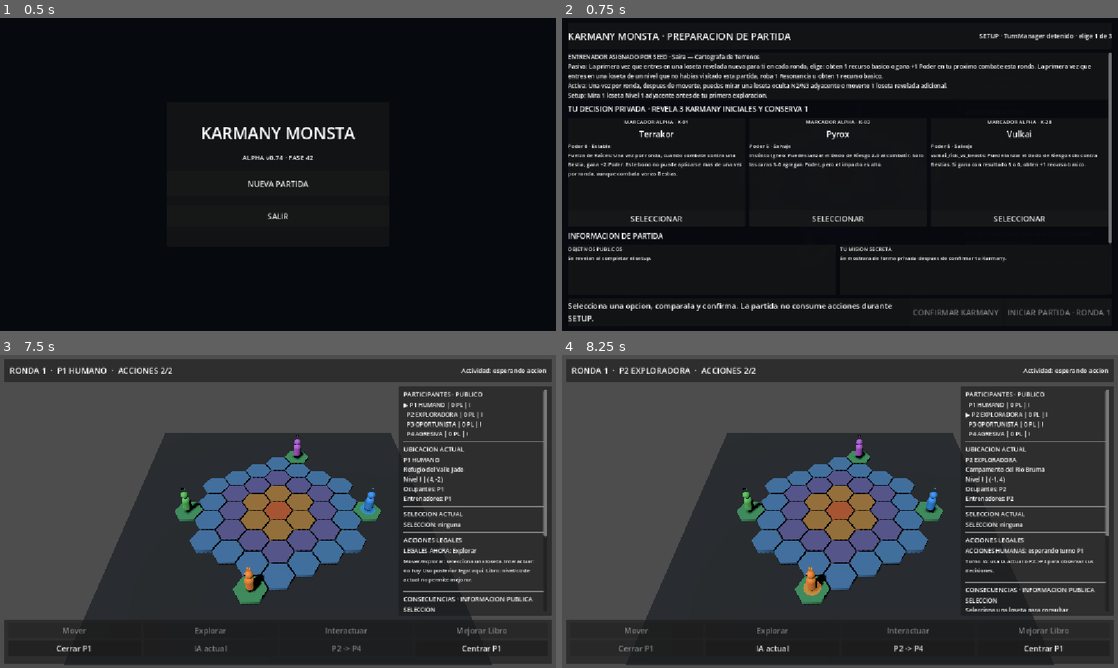
Above: before the commit, frames 1-4 (two rows, left to right).
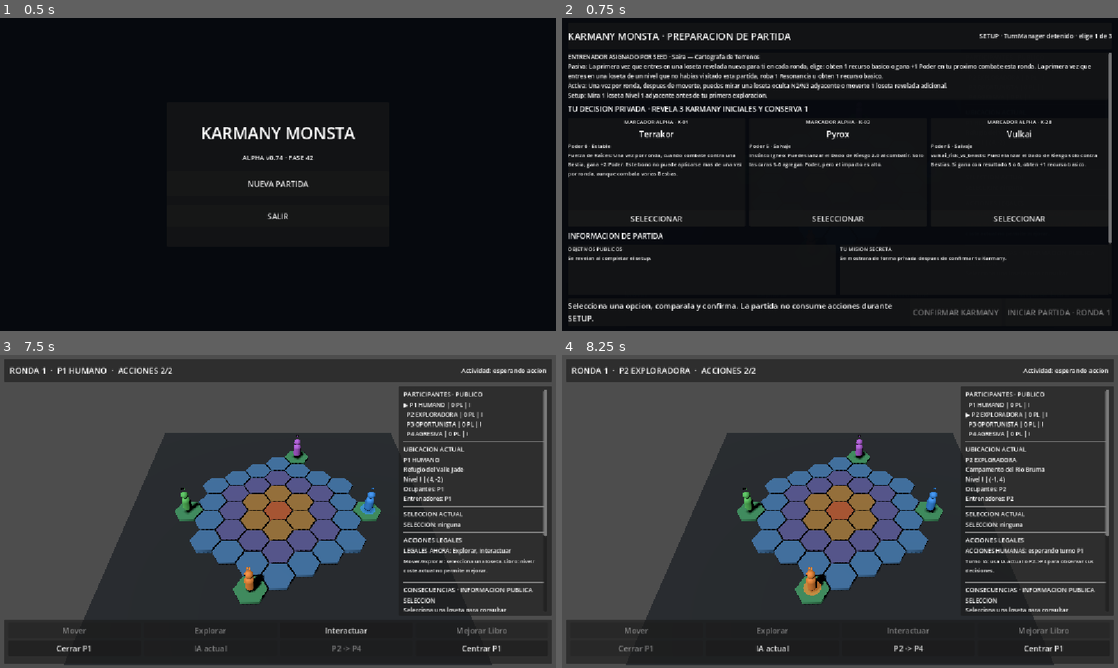
Above: after the commit, the same moments.

Repository: axenoban/Karmany-monsta
Game: Godot game, scene res://scenes/app/main.tscn
Same seed, same stepped clock (60 frames per second), same inputs: the game is played once before the commit and once after it.
Inputs:
- Up to frame 1 (0.5 s): no input
- Up to frame 2 (0.75 s): click "NUEVA PARTIDA" at 0.5 s
- Up to frame 3 (7.5 s): click "Centrar P1" at 1.25 s; click "SELECCIONAR" at 2 s; click "SELECCIONADO ✓" at 2.75 s; click "SELECCIONAR" at 3.5 s; click "SELECCIONADO ✓" at 4.25 s; click "SELECCIONAR" at 5 s; click "SELECCIONADO ✓" at 5.75 s; click "CONFIRMAR KARMANY" at 6.5 s; click "INICIAR PARTIDA · RONDA 1" at 7.25 s
- Up to frame 4 (8.25 s): click "Cerrar P1" at 8 s

Frame 1 is identical in both runs. In frame 3, 1.2% of the frame differs, in the area x 58-99%, y 57-90%; in frame 4, nothing differs.
Error before the commit: Parse Error: Could not find type "KarmanyTileInteractionOptionData" in the current scope. (res://scripts/gameplay/tile_interaction_resolver.gd:72)

Commit message:
feat: validate draw-discard tile interactions

Diff:
--- a/scripts/gameplay/tile_interaction_resolver.gd
+++ b/scripts/gameplay/tile_interaction_resolver.gd
@@ -47,58 +47,6 @@
 	result.option_index = option_index
 	result.action_consumed = true
 	result.effect_result = effect_result
-	result.effect_results = [effect_result]
-	return result
-
-
-static func interact_effect_bundle_option(
-	player: KarmanyPlayerState,
-	board_state: KarmanyBoardState,
-	turn_manager: KarmanyTurnManager,
-	option_index: int,
-	effect_context: KarmanyEffectContext = null
-) -> KarmanyTileInteractionResult:
-	var validation := validate_effect_bundle_option(
-		player,
-		board_state,
-		turn_manager,
-		option_index,
-		effect_context
-	)
-	if not validation.is_success():
-		return validation
-
-	var tile_data: KarmanyTileData = board_state.get_tile_data(player.current_coord)
-	var option: KarmanyTileInteractionOptionData = tile_data.later_use_options[option_index]
-	var applied_results: Array[KarmanyEffectResult] = []
-	for effect in option.effects:
-		var effect_result: KarmanyEffectResult = KarmanyEffectResolver.apply_effect(
-			effect,
-			player,
-			effect_context
-		)
-		if effect_result == null or not effect_result.was_applied():
-			return _result(
-				KarmanyTileInteractionResult.Status.EFFECT_FAILED,
-				"La secuencia de Uso posterior fallo en una de sus operaciones."
-			)
-		applied_results.append(effect_result)
-
-	if not turn_manager.spend_action_for(ACTION_ID_INTERACT, 1):
-		return _result(
-			KarmanyTileInteractionResult.Status.NO_ACTIONS,
-			"No se pudo consumir la accion de Interactuar."
-		)
-
-	var result := KarmanyTileInteractionResult.new()
-	result.status = KarmanyTileInteractionResult.Status.SUCCESS
-	result.message = "Uso posterior compuesto resuelto."
-	result.tile_id = StringName(tile_data.tile_id)
-	result.option_index = option_index
-	result.action_consumed = true
-	result.effect_results = applied_results
-	if not applied_results.is_empty():
-		result.effect_result = applied_results[applied_results.size() - 1]
 	return result
 
 
@@ -171,53 +119,6 @@
 	result.tile_id = StringName(tile_data.tile_id)
 	result.option_index = option_index
 	result.message = "Opcion de Interactuar legal."
-	return result
-
-
-static func validate_effect_bundle_option(
-	player: KarmanyPlayerState,
-	board_state: KarmanyBoardState,
-	turn_manager: KarmanyTurnManager,
-	option_index: int,
-	effect_context: KarmanyEffectContext = null
-) -> KarmanyTileInteractionResult:
-	var common := validate_common(player, board_state, turn_manager)
-	if not common.is_success():
-		return common
-	var tile_data: KarmanyTileData = board_state.get_tile_data(player.current_coord)
-	if tile_data == null:
-		return _result(
-			KarmanyTileInteractionResult.Status.INVALID_TILE,
-			"La loseta actual no tiene datos."
-		)
-	if tile_data.later_use_text.strip_edges().is_empty():
-		return _result(
-			KarmanyTileInteractionResult.Status.NO_LATER_USE,
-			"La loseta no tiene Uso posterior."
-		)
-	if option_index < 0 or option_index >= tile_data.later_use_options.size():
-		return _result(
-			KarmanyTileInteractionResult.Status.INVALID_OPTION,
-			"La opcion compuesta de Uso posterior no existe."
-		)
-	var option: KarmanyTileInteractionOptionData = tile_data.later_use_options[option_index]
-	if option == null or not option.is_valid_definition():
-		return _result(
-			KarmanyTileInteractionResult.Status.INVALID_OPTION,
-			"La opcion compuesta no tiene una definicion ejecutable."
-		)
-	for effect in option.effects:
-		var effect_error: String = _effect_preflight_error(effect, effect_context)
-		if not effect_error.is_empty():
-			return _result(
-				KarmanyTileInteractionResult.Status.EFFECT_FAILED,
-				effect_error
-			)
-	var result := KarmanyTileInteractionResult.new()
-	result.status = KarmanyTileInteractionResult.Status.SUCCESS
-	result.tile_id = StringName(tile_data.tile_id)
-	result.option_index = option_index
-	result.message = "Opcion compuesta de Interactuar legal."
 	return result
 
 
@@ -285,6 +186,16 @@
 		KarmanyEffectData.EffectType.DISCARD_CARDS:
 			if effect.card_source_id == &"" or context == null or not context.has_discard_cards_handler():
 				return "El descarte de cartas no tiene un adaptador disponible."
+		KarmanyEffectData.EffectType.DRAW_DISCARD_CARDS:
+			if effect.secondary_amount <= 0:
+				return "El efecto de robo/descarte requiere una cantidad de descarte positiva."
+			if (
+				effect.card_source_id == &""
+				or context == null
+				or not context.has_draw_cards_handler()
+				or not context.has_discard_cards_handler()
+			):
+				return "El robo/descarte no tiene todos sus adaptadores disponibles."
 		KarmanyEffectData.EffectType.MODIFY_STATE:
 			if effect.state_id == &"" or context == null or not context.has_modify_state_handler():
 				return "La modificacion de estado no tiene un adaptador disponible."
